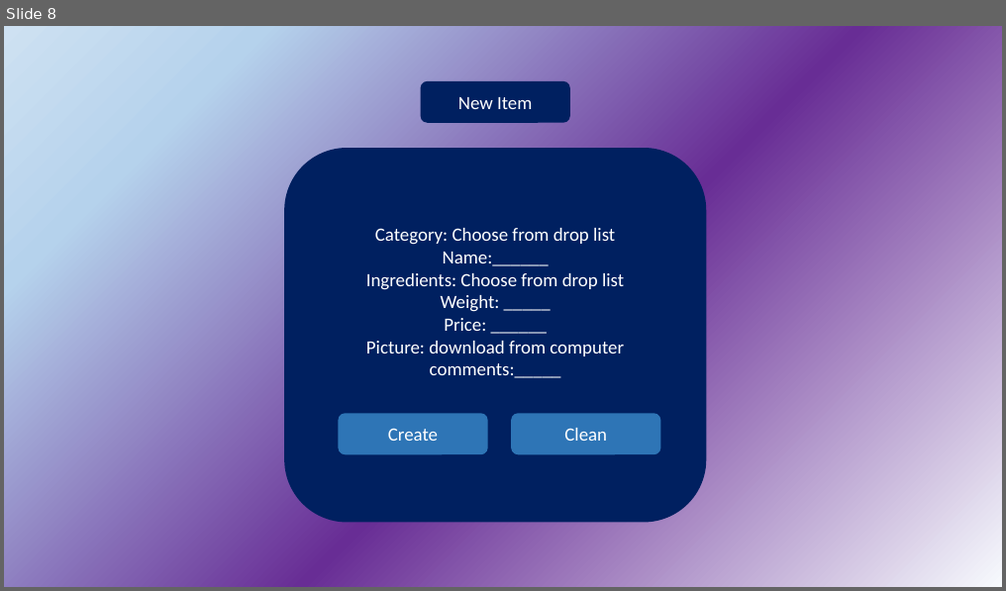
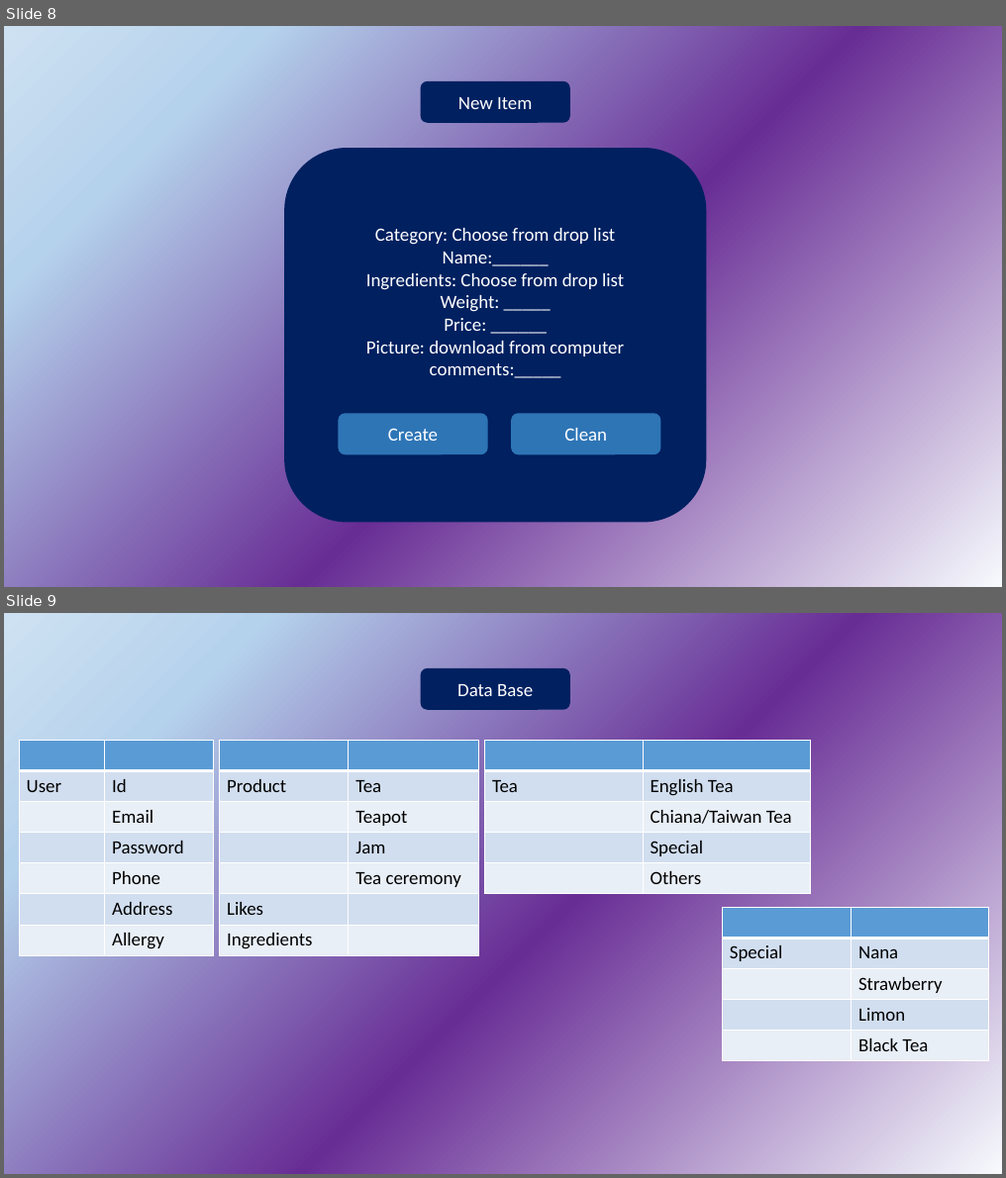
Before and after one commit to EvgeniyaItkina/FinalProject, a slide deck: Presentation project Tea.pptx. Shown one above the other, each under a label of ours: slide 8 before the commit, slides 8 and 9 after it. The pictures are 1006x591 and 1006x1178 pixels, drawn with LibreOffice and Linux fonts; fonts in the diff are those of the drawing. Boxes give left, top, right and bottom in pixels: in the first picture for what was removed or moved away, otherwise in the second. Text is boxed around its words. In the diff, an @@ line names an element or a change of style, - is before the commit and + after.

```diff
--- a/Presentation project Tea.pptx
+++ b/Presentation project Tea.pptx
@@ slide 9 added at (x1=4, y1=613, x2=1002, y2=1174), background gradient #F7FAFD to #682D95 to #B5D2EC to #CEE1F2 @@
@@ rounded rectangle added at (x1=420, y1=668, x2=570, y2=710), fill #002060, 18 pt, text #FFFFFF @@
+Data Base
@@ table added at (x1=19, y1=741, x2=214, y2=956), 7 rows, 2 columns @@
+ | 
+User | Id
+ | Email
+ | Password
+ | Phone
+ | Address
+ | Allergy
@@ table added at (x1=220, y1=741, x2=478, y2=956), 7 rows, 2 columns @@
+ | 
+Product | Tea
+ | Teapot
+ | Jam
+ | Tea ceremony
+Likes | 
+Ingredients | 
@@ table added at (x1=484, y1=741, x2=811, y2=894), 5 rows, 2 columns @@
+ | 
+Tea | English Tea
+ | Chiana/Taiwan Tea
+ | Special
+ | Others
@@ table added at (x1=722, y1=907, x2=988, y2=1061), 5 rows, 2 columns @@
+ | 
+Special | Nana
+ | Strawberry
+ | Limon
+ | Black Tea
```
Also in this commit, not shown: 3 slides changed, 1 other file.
